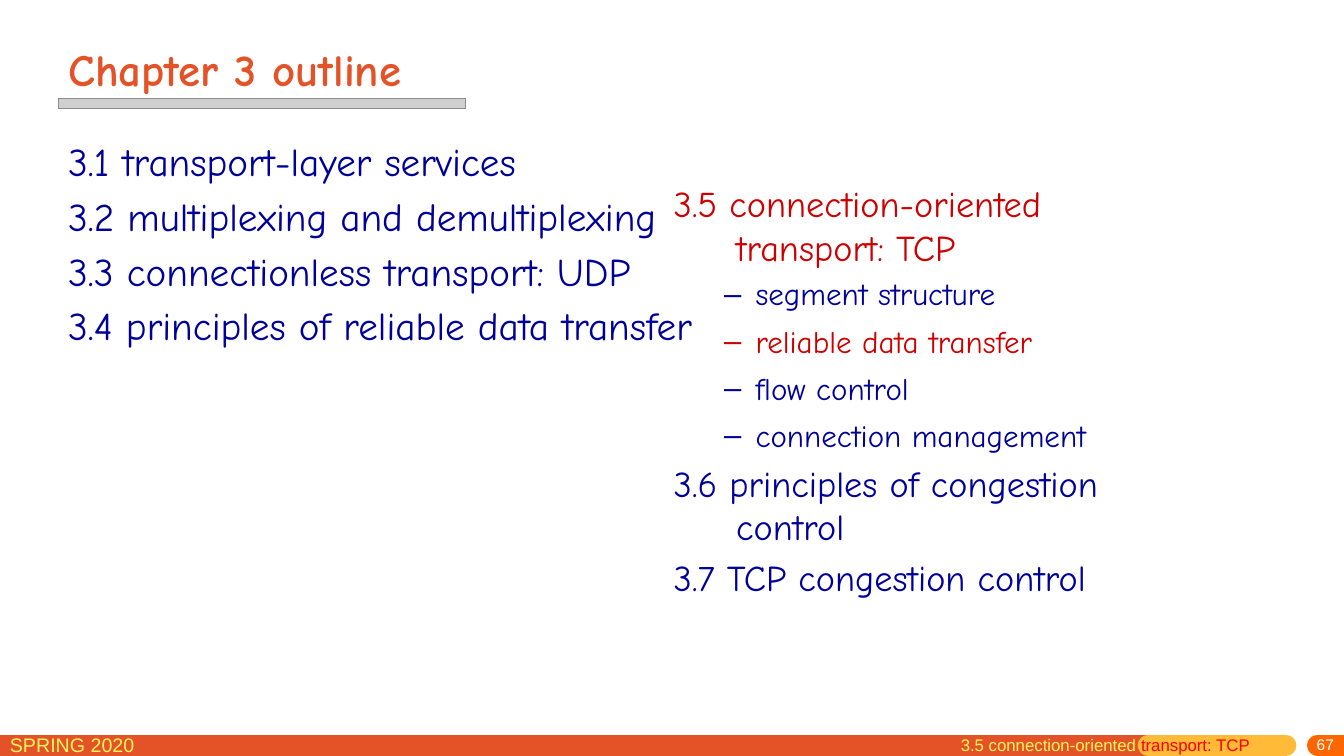
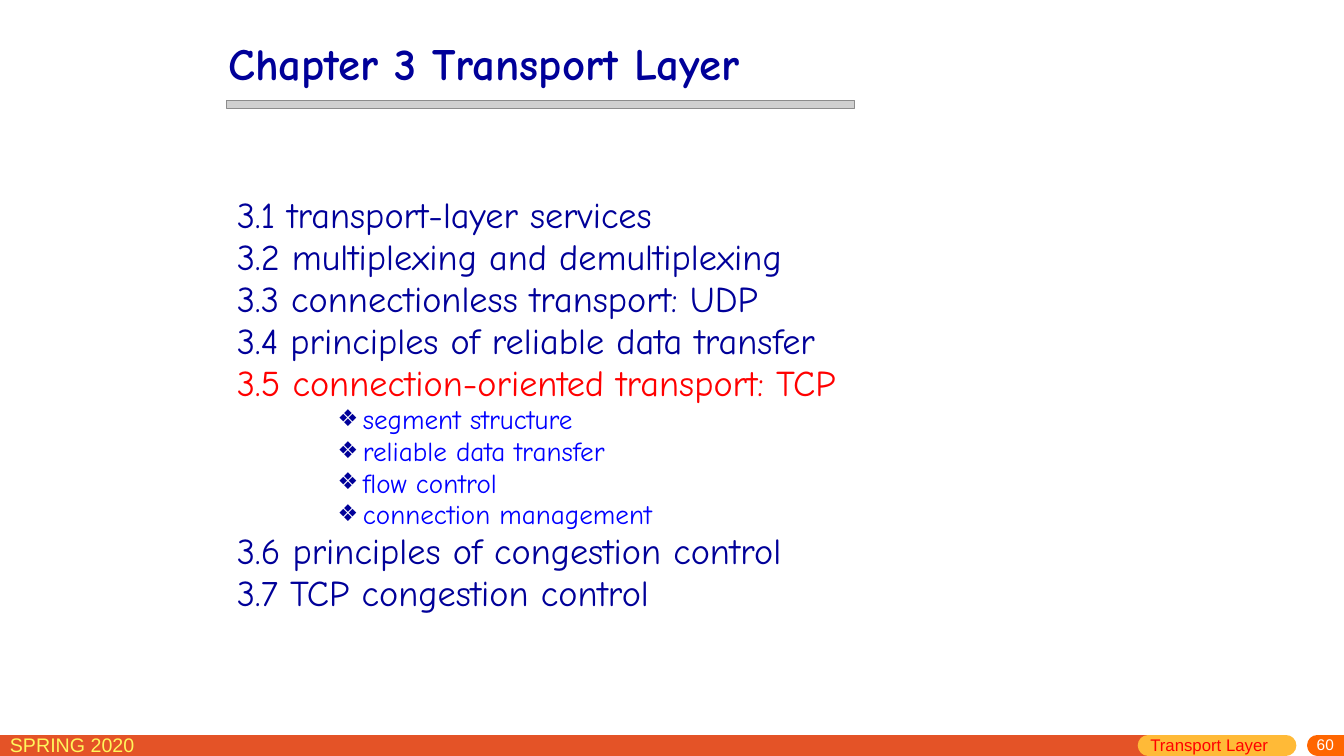
Before and after one commit to network-distributed/presentations, a slide deck: slide 60 of chapter3.pptx (slide 67 before the commit). Drawn at 1344x756 pixels with LibreOffice and Linux fonts; fonts in the diff are those of the drawing; grey boxes stand for pictures. Boxes give left, top, right and bottom in pixels: in the first picture for what was removed or moved away, otherwise in the second. Text is boxed around its words. In the diff, an @@ line names an element or a change of style, - is before the commit and + after.

```diff
--- a/chapter3.pptx
+++ b/chapter3.pptx
@@ title removed at box(68, 55, 401, 100) @@
-Chapter 3 outline
@@ text added at box(228, 49, 740, 89), 32 pt, text #000099, bold @@
+Chapter 3 Transport Layer
@@ picture: place and size @@
-picture at box(58, 99, 466, 108)
+picture at box(227, 100, 855, 108)
@@ text removed at box(68, 149, 692, 348) @@
-3.1 transport-layer services
-3.2 multiplexing and demultiplexing
-3.3 connectionless transport: UDP
-3.4 principles of reliable data transfer
@@ text "3.1 transport-layer services": place and size @@
-text "3.1 transport-layer services" at box(674, 192, 1098, 598)
+text "3.1 transport-layer services" at box(237, 203, 835, 613)
@@ text at box(237, 203, 815, 361): paragraphs added @@
+3.1 transport-layer services
+3.2 multiplexing and demultiplexing
+3.3 connectionless transport: UDP
+3.4 principles of reliable data transfer
@@ text at box(237, 371, 835, 613): text colour #CC0000 to #FF0000 in "3.5 connection-oriented transport: TCP"; size 22.2 to 19.4 pt in "segment structure", "reliable data transfer", "flow control", "connection management"; text colour #000099 to #0000FF in "segment structure", "flow control", "connection management"; text colour #CC0000 to #0000FF in "reliable data transfer"; indent changed; line spacing 1 to 0.8; bullet – to ❖; list level 2 to 3 in "segment structure"; list level 2 to 3 in "reliable data transfer"; line spacing 1.1 to 0.8; list level 2 to 3 in "flow control"; list level 2 to 3 in "connection management" @@
@@ text removed at box(961, 739, 1250, 756) @@
-3.5 connection-oriented transport: TCP
@@ text added at box(1150, 739, 1268, 755), 12 pt, text #FF0000 @@
+Transport Layer
@@ page number at box(1317, 739, 1334, 750): text changed @@
-67
+60
```
Also in this commit, not shown: 41 other slides changed, 3 slides added, 5 other files.
